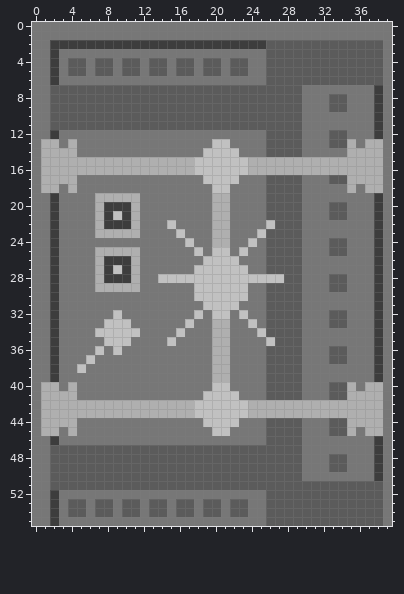
Pixel-art sprite: Resources/General Resources/VaultDoor.png. That is the earlier state.
The file is 40x56 pixels.
And afterwards:
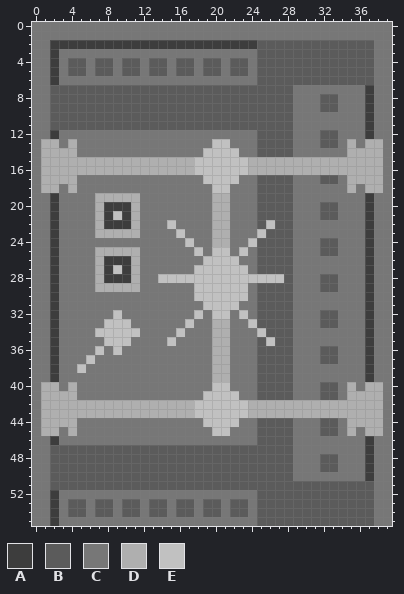
Palette (. is transparent): A #3d3d3d  B #5b5b5b  C #777777  D #afafaf  E #c1c1c1
Diff:
Changed rows in their new state; - is an unchanged pixel.
first column x 25:
 2 B------------C
 3 B------------C
 4 B------------C
 5 B------------C
 6 B------------C
 7 ----C-------AC
 8 ----C--B-C--AC
 9 ----C--B-C--AC
10 ----C-------AC
11 ----C-------AC
12 B---C--B-C--AC
13 B---C--B-C----
14 B---C---------
17 B---C--B-C----
18 B---C---------
19 B---C-------AC
20 B---C--B-C--AC
21 B---C--B-C--AC
22 B---C-------AC
23 ----C-------AC
24 B---C--B-C--AC
25 B---C--B-C--AC
26 B---C-------AC
27 B---C-------AC
28 ----C--B-C--AC
29 B---C--B-C--AC
30 B---C-------AC
31 B---C-------AC
32 B---C--B-C--AC
33 B---C--B-C--AC
34 ----C-------AC
35 B---C-------AC
36 B---C--B-C--AC
37 B---C--B-C--AC
38 B---C-------AC
39 B---C-------AC
40 B---C--B-C----
41 B---C--B-C----
44 B---C--B-C----
45 B---C--B-C----
46 B---C-------AC
47 ----C-------AC
48 ----C--B-C--AC
49 ----C--B-C--AC
50 ----C-------AC
51 -------------C
52 B------------C
53 B------------C
54 B------------C
55 B------------C
Pixel boxes of the changes (left, top, right, bottom) in both pictures:
changed: (257, 40, 383, 526)
